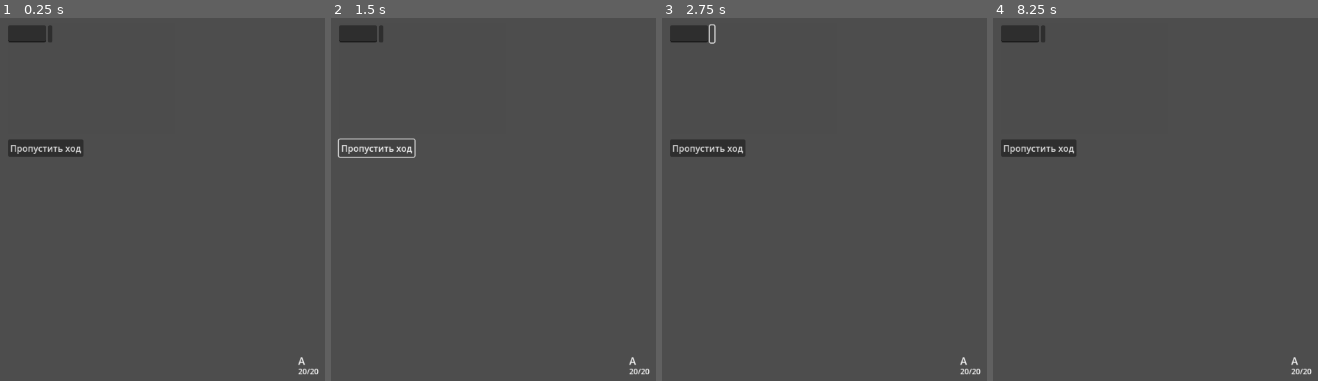
Above: before the commit, frames 1-4 (left to right).
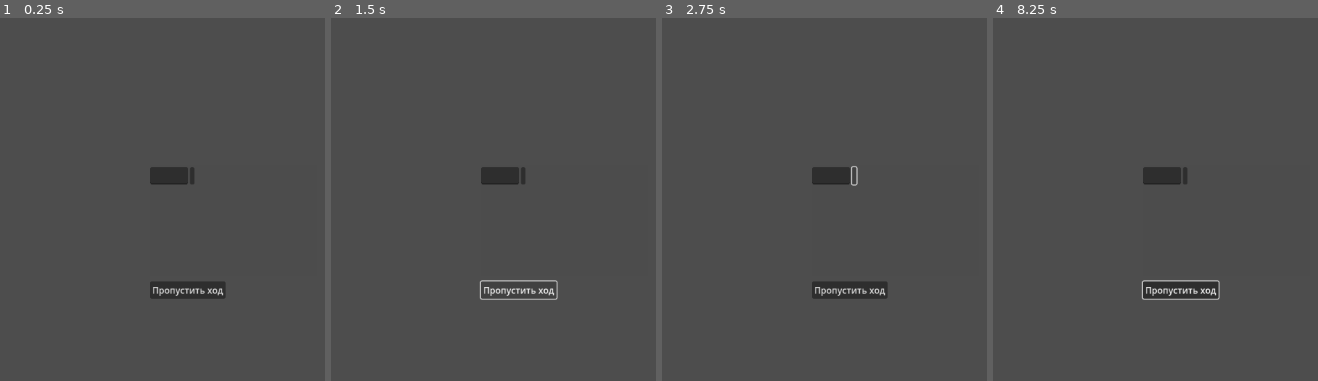
Above: after the commit, the same moments.

Repository: Deniseks239/tactical-rpg-ai-v-2
Game: Godot game, scene res://scenes/main.tscn
Two runs of this game, one before a commit and one after it. Both use one fixed random seed, a clock stepped at 60 frames per second and the inputs below. This scene is started directly instead of the project's main scene.
Inputs (mouse positions are in pixels of both pictures, inside the frame that each line leads up to; where the layout moved, square brackets give the same spot in the first picture):
- Up to frame 1 (0.25 s): no input
- Up to frame 2 (1.5 s): click (522, 174) [379, 32] at 0.5 s; click "Пропустить ход" at 1.25 s
- Up to frame 3 (2.75 s): click (853, 174) [710, 32] at 2 s
- Up to frame 4 (8.25 s): click "Пропустить ход" at 2.75 s; click (1184, 174) [1041, 32] at 3.5 s; click "Пропустить ход" at 4.25 s; tap Enter at 5, 6.5, 8 s; move the mouse to (1314, 137) at 5.02 s; click (1314, 137) at 5.17 s; tap Space at 5.75, 7.25 s; drag from (outside the picture) to (1097, 250) at 5.77 s; move the mouse to (1217, 61) at 6.52 s; click (1217, 61) at 6.67 s; drag from (1097, 250) to (outside the picture) at 7.27 s; move the mouse to (outside the picture) at 8.02 s; click (outside the picture) at 8.17 s

The runs differ from the first frame. In frame 1, 3.2% of the frame differs, in the area x 2-99%, y 2-99%; in frame 2, 2.2%; in frame 3, 3.2%; in frame 4, 3.4%.
Error after the commit: Parse Error: Could not resolve external class member "name". (res://scripts/game/game_controller.gd:773)

Commit message:
Update character_data.gd

Diff:
--- a/scripts/characters/character_data.gd
+++ b/scripts/characters/character_data.gd
@@ -1,4 +1,4 @@
-extends Resource
+extends Node
 class_name CharacterData
 
 @export var id: String = ""
